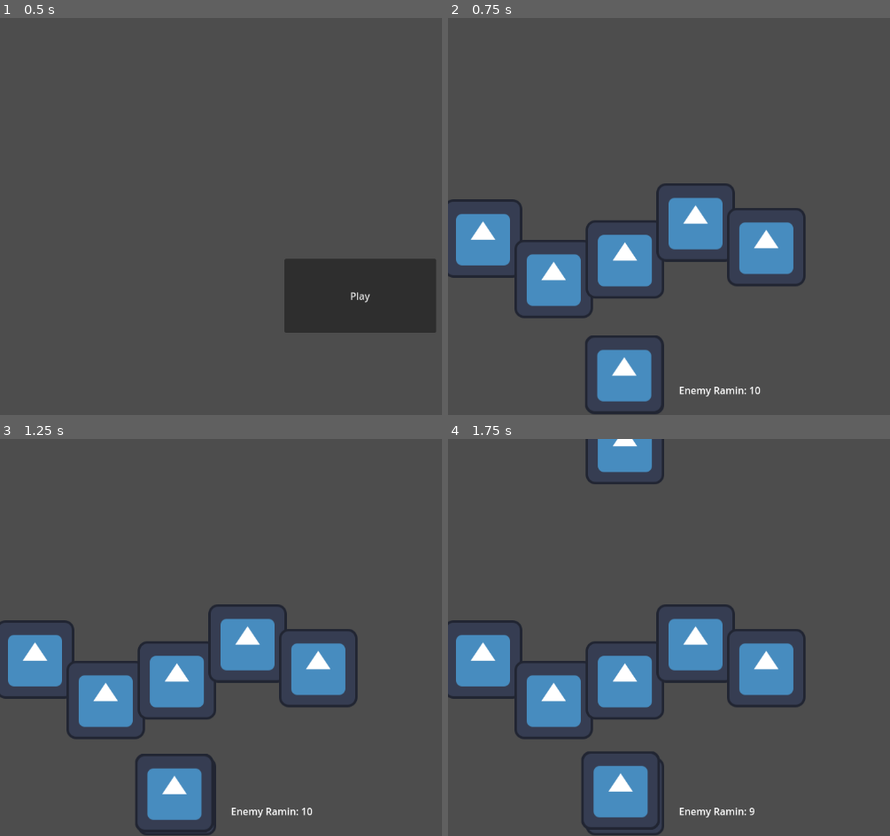
Above: before the commit, frames 1-4 (two rows, left to right).
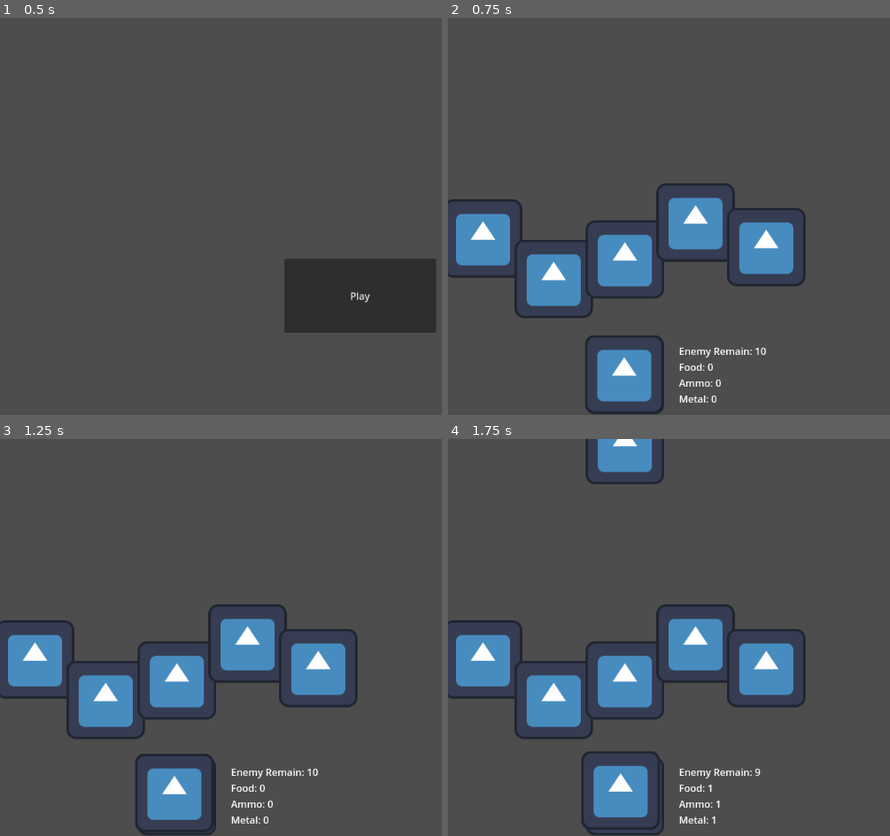
Above: after the commit, the same moments.

Repository: G36maid/GGJ25-kh-teamC
Game: Godot game, scene res://sences/game.tscn
The game is run twice, just before and just after one commit, with the same random seed, the same clock (stepped at 60 frames per second) and the same inputs. The engine's default icon, where the game draws it, is replaced by a stand-in: a white triangle on a blue panel in a dark square.
Inputs:
- Up to frame 1 (0.5 s): no input
- Up to frame 2 (0.75 s): click "Play" at 0.5 s
- Up to frame 3 (1.25 s): no input
- Up to frame 4 (1.75 s): tap Enter (send_cmd) at 1.25 s; hold Enter (send_cmd) from 1.28 s (still down)

Frame 1 is identical in both runs. In frame 2, 0.6% of the frame differs, in the area x 52-72%, y 83-97%; in frame 3, 0.6%; in frame 4, 0.6%.

Commit message:
add headquarter

Diff:
--- a/scripts/game.gd
+++ b/scripts/game.gd
@@ -10,6 +10,7 @@
 var deliver_index = 0
 var enemy_start_spawning = false
 var remain_enemy
+var headquarter
 
 enum State {
 	BeforeStart,
@@ -27,6 +28,7 @@
 	remain_enemy = 10
 	$start_button.hide()
 	$enemy_timer.start()
+	$hq_timer.start()
 	state = State.Start
 
 	var hq_position = Vector2(
@@ -49,10 +51,10 @@
 		ally.name = "ally" + str(i)
 		$allys.add_child(ally)
 
-	var hq = headquarter_scene.instantiate()
-	hq.name = "hq"
-	hq.position = hq_position
-	add_child(hq)
+	headquarter = headquarter_scene.instantiate()
+	headquarter.name = "hq"
+	headquarter.position = hq_position
+	add_child(headquarter)
 
 
 # Called every frame. 'delta' is the elapsed time since the previous frame.
@@ -65,7 +67,12 @@
 		$win_text.show()
 		return
 
-	$enemy_remain.text = "Enemy Ramin: " + str(remain_enemy)
+	$enemy_remain.text = """Enemy Remain: %d
+Food: %d
+Ammo: %d
+Metal: %d
+""" % [remain_enemy, headquarter.resource_food,
+	headquarter.resource_ammo, headquarter.resource_metal]
 
 
 func _on_enemy_timer_timeout() -> void:
@@ -79,7 +86,7 @@
 	)
 	$enemys.add_child(enemy)
 	enemy_start_spawning = true
-	remain_enemy = remain_enemy - 1
+	remain_enemy -= 1
 
 func send_command_to_deliverers(commands: Array) -> void:
 	deliverers[deliver_index].set_commands(commands)
@@ -88,3 +95,9 @@
 func get_x(lan: int) -> int:
 	var lan_width = get_viewport_rect().size.x / 2 / LAN
 	return lan_width * lan + lan_width / 2
+
+
+func _on_hq_timer_timeout() -> void:
+	headquarter.resource_food += 1
+	headquarter.resource_ammo += 1
+	headquarter.resource_metal += 1
--- /dev/null
+++ b/scripts/headquarter.gd
@@ -0,0 +1,14 @@
+extends Node2D
+
+var resource_food: int = 0
+var resource_ammo: int = 0
+var resource_metal: int = 0
+
+# Called when the node enters the scene tree for the first time.
+func _ready() -> void:
+	pass # Replace with function body.
+
+
+# Called every frame. 'delta' is the elapsed time since the previous frame.
+func _process(delta: float) -> void:
+	pass
--- a/sences/game.tscn
+++ b/sences/game.tscn
@@ -35,7 +35,7 @@
 
 [node name="enemy_remain" type="Label" parent="."]
 offset_left = 376.0
-offset_top = 596.0
+offset_top = 532.0
 offset_right = 477.0
 offset_bottom = 631.0
 
@@ -49,5 +49,8 @@
 horizontal_alignment = 1
 vertical_alignment = 1
 
+[node name="hq_timer" type="Timer" parent="."]
+
 [connection signal="timeout" from="enemy_timer" to="." method="_on_enemy_timer_timeout"]
 [connection signal="pressed" from="start_button" to="." method="_start"]
+[connection signal="timeout" from="hq_timer" to="." method="_on_hq_timer_timeout"]
--- a/sences/headquarter.tscn
+++ b/sences/headquarter.tscn
@@ -1,10 +1,12 @@
-[gd_scene load_steps=3 format=3 uid="uid://bsjo3u7jlotpr"]
+[gd_scene load_steps=4 format=3 uid="uid://bsjo3u7jlotpr"]
 
+[ext_resource type="Script" path="res://scripts/headquarter.gd" id="1_bm83o"]
 [ext_resource type="Texture2D" uid="uid://ddwwtok3rvohy" path="res://icon.svg" id="1_ow5ev"]
 
 [sub_resource type="CircleShape2D" id="CircleShape2D_rj8re"]
 
 [node name="headquarter" type="Node2D"]
+script = ExtResource("1_bm83o")
 
 [node name="Area2D" type="Area2D" parent="."]
 
